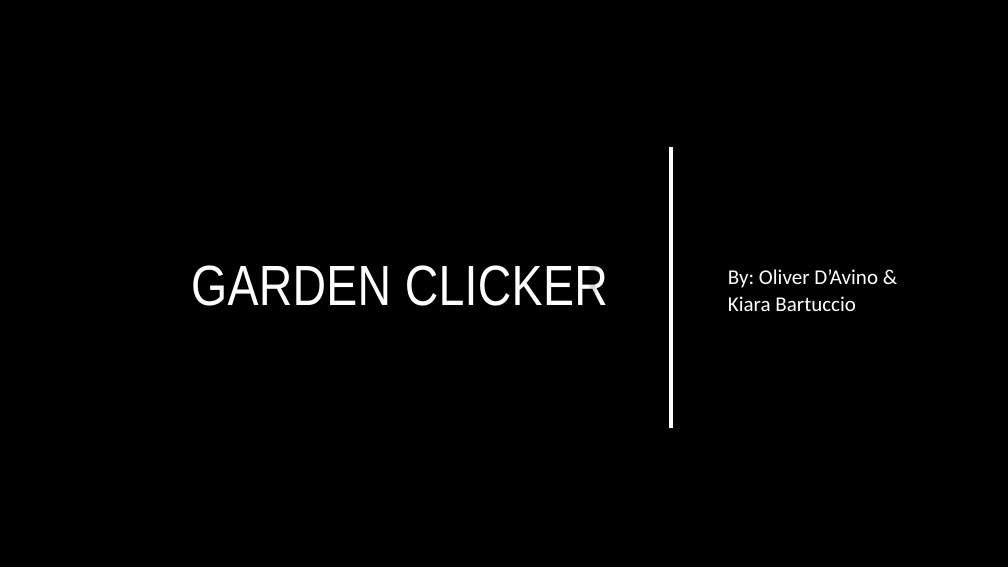
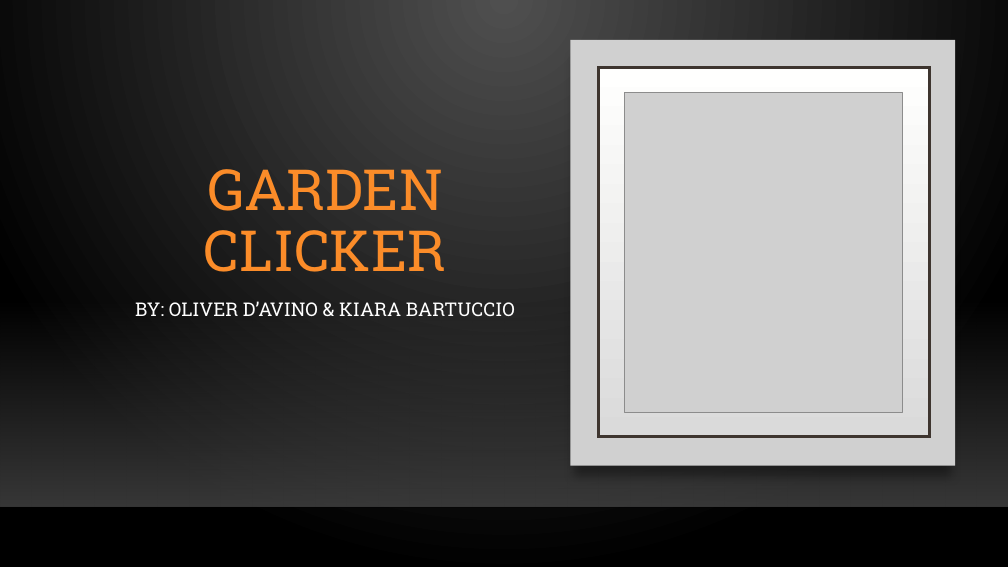
Before and after one commit to OliverDAvino/AppDev2FinalProject, a slide deck: slide 1 of AppDev2Presentation.pptx. Drawn at 1008x567 pixels with LibreOffice and Linux fonts; fonts in the diff are those of the drawing; grey boxes stand for pictures; background and template pictures are left out. Boxes give left, top, right and bottom in pixels: in the first picture for what was removed or moved away, otherwise in the second. Text is boxed around its words. In the diff, an @@ line names an element or a change of style, - is before the commit and + after.

```diff
--- a/AppDev2Presentation.pptx
+++ b/AppDev2Presentation.pptx
@@ background picture (left out) to gradient #505050 to #000000 @@
@@ picture added at bbox=[571, 40, 956, 466] @@
@@ rectangle removed at bbox=[0, 82, 1008, 474] @@
@@ title "GARDEN CLICKER": place and size @@
-title "GARDEN CLICKER" at bbox=[191, 265, 608, 306]
+title "GARDEN CLICKER" at bbox=[204, 169, 446, 272]
@@ title "GARDEN CLICKER" at bbox=[204, 169, 446, 272]: font Arial Narrow to Roboto Slab, text colour #FFFFFF to #FB8C29, letter spacing 0.3 to 0 pt; alignment right to centre; line spacing 1 to 0.9; vertical alignment middle to bottom @@
@@ rectangle added at bbox=[599, 67, 930, 436], fill gradient #DADADA to #FFFFFE, outline #3E352F 3 pt @@
@@ picture added at bbox=[625, 92, 902, 412] @@
@@ line removed from (671, 428) to (671, 147) @@
@@ rectangle added at bbox=[0, 299, 1008, 507], fill gradient #454545 @@
@@ subtitle "BY: OLIVER D’AVINO & KIARA ..." at bbox=[135, 301, 515, 316]: vertical alignment middle to top @@
@@ subtitle at bbox=[135, 301, 515, 316]: text changed; size 20 to 18 pt; font Calibri to Roboto Slab @@
-By: Oliver D’Avino & Kiara Bartuccio
+BY: OLIVER D’AVINO & KIARA BARTUCCIO
@@ line added from (0, 507) to (1008, 507), #000001 1 pt @@
```
Also in this commit, not shown: 8 other slides changed, 1 other file.
